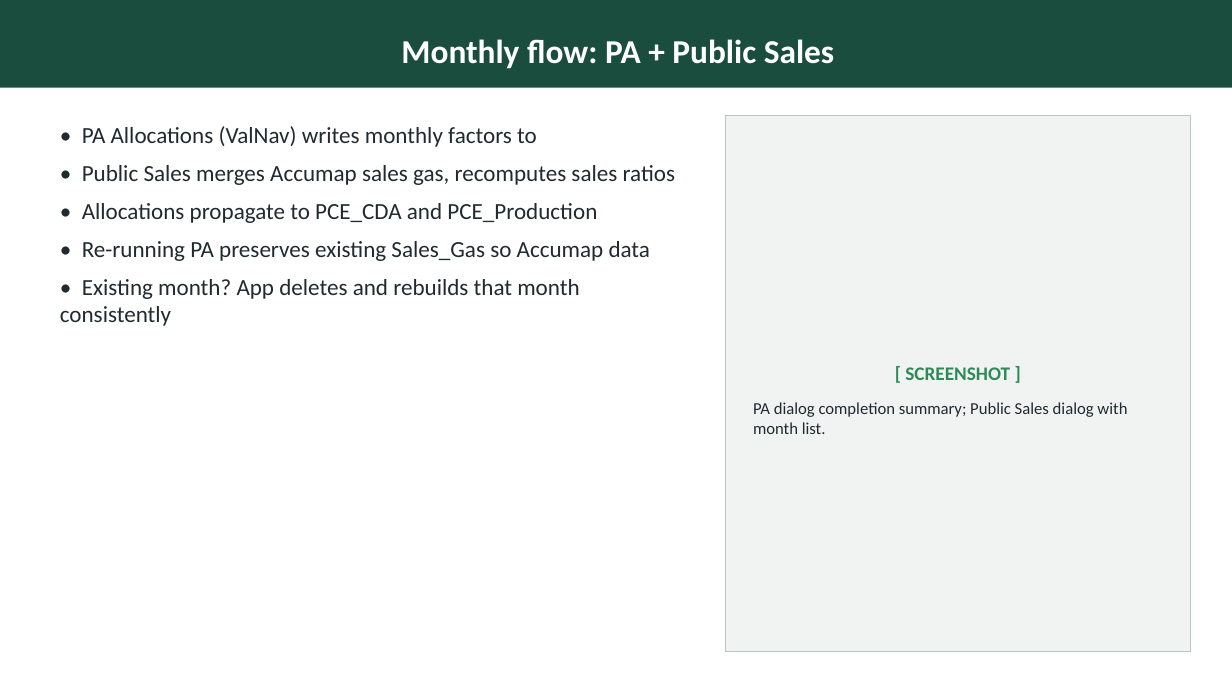
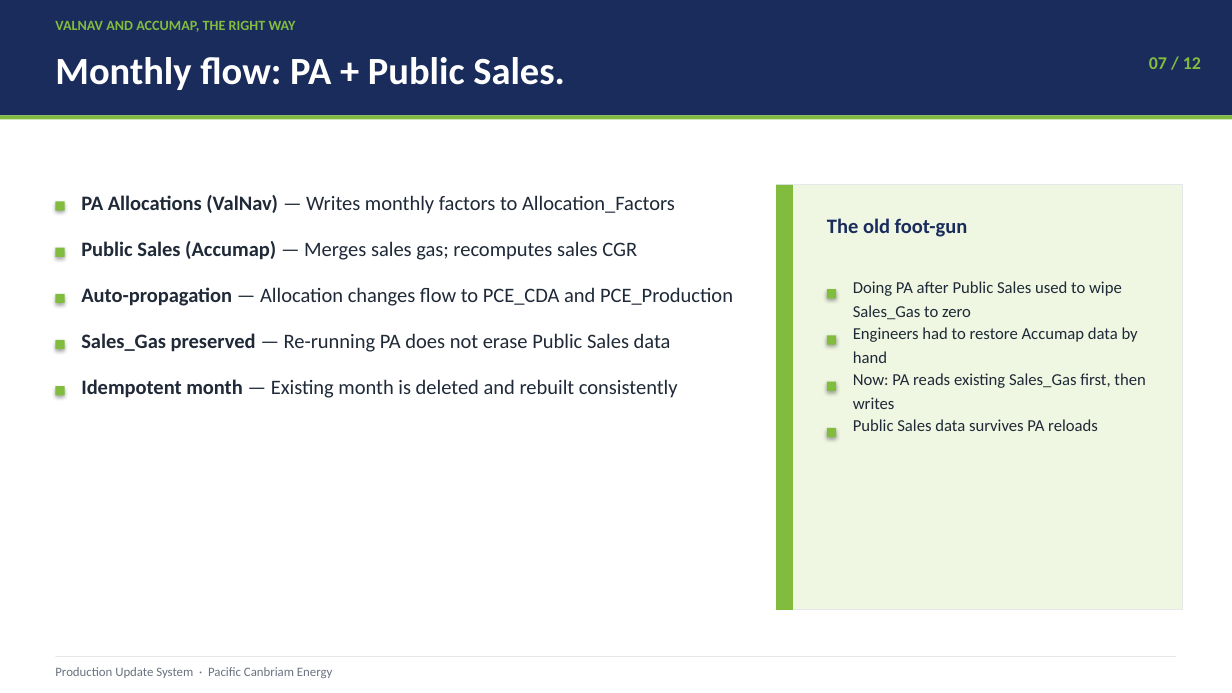
Before and after one commit to IfeanyiAyadiuno/ETL_Load, a slide deck: slide 7 of docs/presentation.pptx. Drawn at 1232x693 pixels with LibreOffice and Linux fonts; fonts in the diff are those of the drawing. Boxes give left, top, right and bottom in pixels: in the first picture for what was removed or moved away, otherwise in the second. Text is boxed around its words. In the diff, an @@ line names an element or a change of style, - is before the commit and + after.

```diff
--- a/docs/presentation.pptx
+++ b/docs/presentation.pptx
@@ rectangle added at bbox=[0, 0, 1232, 116], fill #1A2C5C @@
@@ text added at bbox=[55, 21, 296, 32], 11 pt, text #82BC3F, bold @@
+VALNAV AND ACCUMAP, THE RIGHT WAY
@@ text at bbox=[55, 57, 565, 90]: text changed; size 26 to 30 pt @@
-Monthly flow: PA + Public Sales
+Monthly flow: PA + Public Sales.
@@ text "Monthly flow: PA + Public ...": place and size @@
-text "Monthly flow: PA + Public ..." at bbox=[0, 0, 1232, 88]
+text "Monthly flow: PA + Public ..." at bbox=[55, 57, 565, 90]
@@ text "Monthly flow: PA + Public ..." at bbox=[55, 57, 565, 90]: vertical alignment middle to top; fill #1A4D3E to none @@
@@ text added at bbox=[1149, 57, 1201, 69], 14 pt, text #82BC3F, bold @@
+07 / 12
@@ rectangle added at bbox=[0, 116, 1232, 119], fill #82BC3F @@
@@ rectangle removed at bbox=[726, 116, 1190, 652] @@
-[ SCREENSHOT ]
-PA dialog completion summary; Public Sales dialog with month list.
@@ text removed at bbox=[60, 126, 676, 326] @@
-• PA Allocations (ValNav) writes monthly factors to
-• Public Sales merges Accumap sales gas, recomputes sales ratios
-• Allocations propagate to PCE_CDA and PCE_Production
-• Re-running PA preserves existing Sales_Gas so Accumap data
-• Existing month? App deletes and rebuilds that month consistently
@@ rectangle added at bbox=[55, 201, 65, 211], fill #82BC3F @@
@@ text added at bbox=[81, 195, 675, 214], 16 pt, text #1F2937 @@
+PA Allocations (ValNav) — Writes monthly factors to Allocation_Factors
@@ rectangle added at bbox=[776, 185, 1183, 610], fill #EFF6E2, outline #E5E7EB 0.75 pt @@
@@ rectangle added at bbox=[776, 185, 793, 610], fill #82BC3F @@
@@ text added at bbox=[827, 218, 968, 237], 16 pt, text #1A2C5C, bold @@
+The old foot-gun
@@ rectangle added at bbox=[55, 248, 65, 257], fill #82BC3F @@
@@ text added at bbox=[81, 241, 637, 260], 16 pt, text #1F2937 @@
+Public Sales (Accumap) — Merges sales gas; recomputes sales CGR
@@ rectangle added at bbox=[55, 294, 65, 303], fill #82BC3F @@
@@ text added at bbox=[81, 287, 733, 306], 16 pt, text #1F2937 @@
+Auto-propagation — Allocation changes flow to PCE_CDA and PCE_Production
@@ rectangle added at bbox=[827, 289, 836, 299], fill #82BC3F @@
@@ text added at bbox=[853, 281, 1122, 320], 13 pt, text #1F2937 @@
+Doing PA after Public Sales used to wipe Sales_Gas to zero
@@ text added at bbox=[853, 327, 1138, 363], 13 pt, text #1F2937 @@
+Engineers had to restore Accumap data by hand
@@ rectangle added at bbox=[55, 340, 65, 349], fill #82BC3F @@
@@ text added at bbox=[81, 333, 671, 352], 16 pt, text #1F2937 @@
+Sales_Gas preserved — Re-running PA does not erase Public Sales data
@@ rectangle added at bbox=[827, 335, 836, 345], fill #82BC3F @@
@@ rectangle added at bbox=[55, 386, 65, 396], fill #82BC3F @@
@@ text added at bbox=[81, 379, 678, 398], 16 pt, text #1F2937 @@
+Idempotent month — Existing month is deleted and rebuilt consistently
@@ rectangle added at bbox=[827, 382, 836, 391], fill #82BC3F @@
@@ text added at bbox=[853, 373, 1145, 409], 13 pt, text #1F2937 @@
+Now: PA reads existing Sales_Gas first, then writes
@@ text added at bbox=[853, 419, 1098, 431], 13 pt, text #1F2937 @@
+Public Sales data survives PA reloads
@@ rectangle added at bbox=[827, 428, 836, 437], fill #82BC3F @@
@@ rectangle added at bbox=[55, 656, 1177, 657], fill #E5E7EB @@
@@ text added at bbox=[55, 667, 332, 678], 10 pt, text #6B7280 @@
+Production Update System · Pacific Canbriam Energy
```
Also in this commit, not shown: 3 other slides changed, 8 slides added, 8 slides removed, 4 other files.
